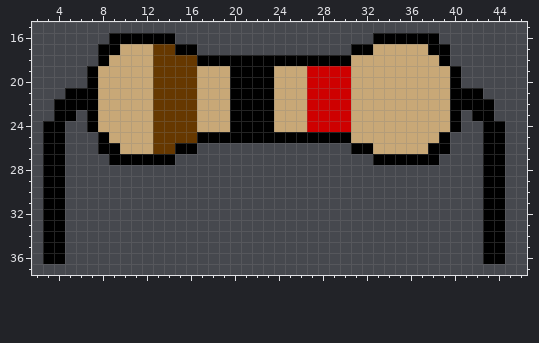
Pixel-art sprite -- www/perf/img/tool-resistor.png. That is the earlier state.
The file is 48x48 pixels. Shown: x 2..46, y 15..37.
The same view after the edit:
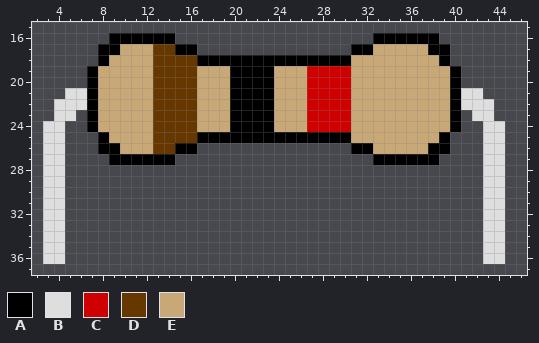
Palette (. is transparent): A #000000  B #dedede  C #ce0000  D #663800  E #c8a877
Commit: Change resistor wire color to metal
Changes in this commit:
y 21: x 5..6 AA -> BB; x 41..42 AA -> BB
y 22: x 4..6 AAA -> BBB; x 41..43 AAA -> BBB
y 23: x 4..5 AA -> BB; x 42..43 AA -> BB
y 24..36: x 3..4 AA -> BB; x 43..44 AA -> BB
